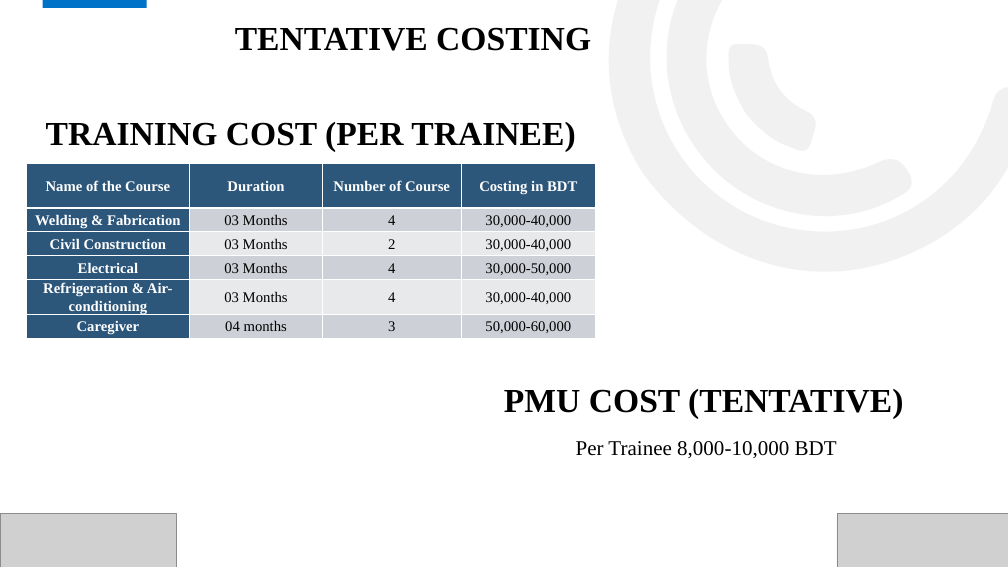
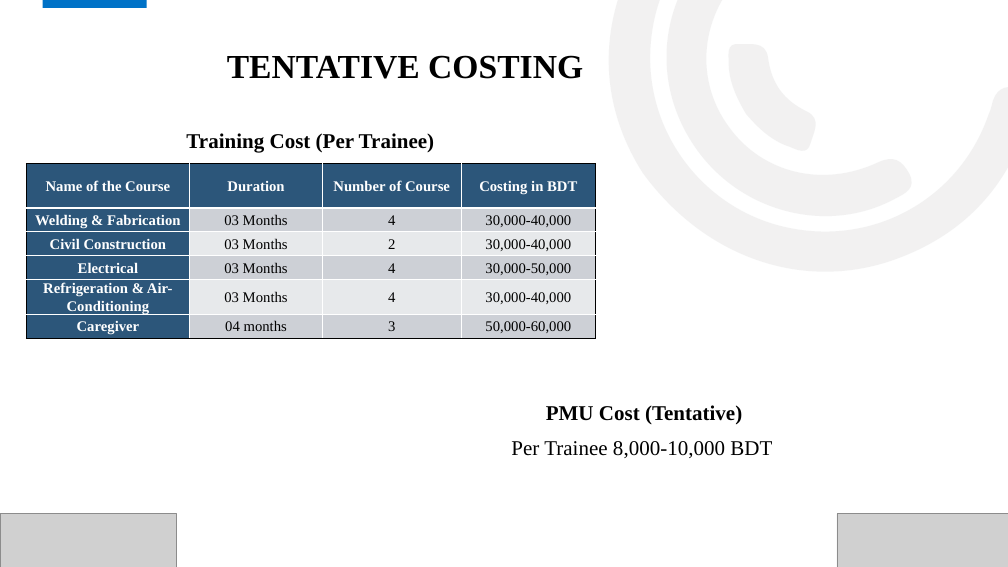
Before and after one commit to Shuvoneel/SRCL, a slide deck: slide 16 of SEIP/SEIP_BAIRA.pptx. Drawn at 1008x567 pixels with LibreOffice and Linux fonts; fonts in the diff are those of the drawing; grey boxes stand for pictures; background and template pictures are left out. Boxes give left, top, right and bottom in pixels: in the first picture for what was removed or moved away, otherwise in the second. Text is boxed around its words. In the diff, an @@ line names an element or a change of style, - is before the commit and + after.

```diff
--- a/SEIP/SEIP_BAIRA.pptx
+++ b/SEIP/SEIP_BAIRA.pptx
@@ title "TENTATIVE COSTING": place and size @@
-title "TENTATIVE COSTING" at [235,27,591,51]
+title "TENTATIVE COSTING" at [227,55,583,79]
@@ text "Training Cost (Per Trainee)" at [186,133,434,152]: vertical alignment bottom to top @@
@@ text at [186,133,434,152]: text changed; size 32 to 20 pt @@
-TRAINING COST (PER TRAINEE)
+Training Cost (Per Trainee)
@@ table at [26,164,597,340] @@
-row 5, column 1: Refrigeration & Air-conditioning
+row 5, column 1: Refrigeration & Air-Conditioning
@@ borders changed @@
@@ text "PMU Cost (Tentative)" at [546,405,742,424]: vertical alignment bottom to top @@
@@ text at [546,405,742,424]: text changed; size 32 to 20 pt @@
-PMU COST (TENTATIVE)
+PMU Cost (Tentative)
@@ text "Per Trainee 8,000-10,000 BDT": place and size @@
-text "Per Trainee 8,000-10,000 BDT" at [576,441,837,458]
+text "Per Trainee 8,000-10,000 BDT" at [511,441,772,458]
```
Also in this commit, not shown: 16 other slides changed, 38 other files.
